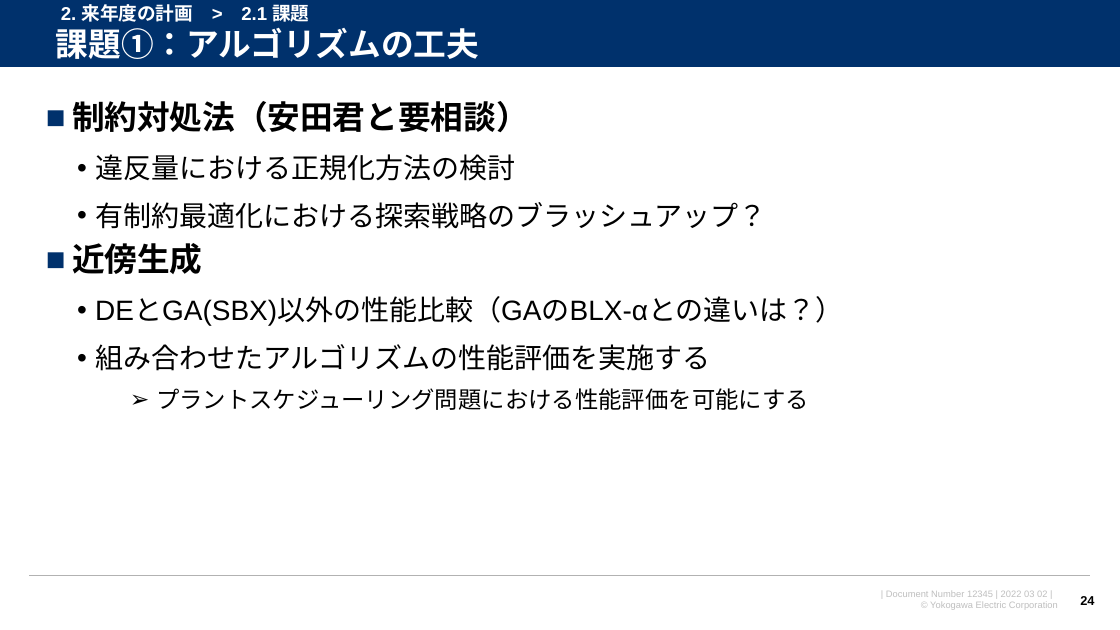
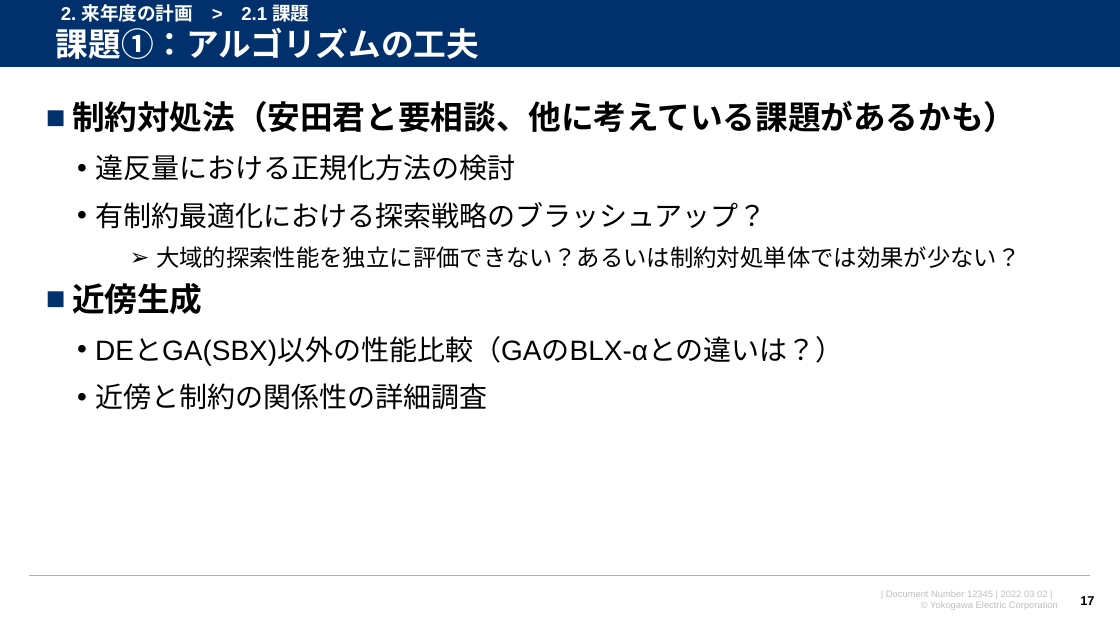
Before and after one commit to watarukumagai-git/opt, a slide deck: slide 17 of 220302_来年度の共同研究について_rev.0.pptx (slide 24 before the commit). Drawn at 1120x630 pixels with LibreOffice and Linux fonts; fonts in the diff are those of the drawing; background and template pictures are left out. Boxes give left, top, right and bottom in pixels: in the first picture for what was removed or moved away, otherwise in the second. Text is boxed around its words. In the diff, an @@ line names an element or a change of style, - is before the commit and + after.

```diff
--- a/220302_来年度の共同研究について_rev.0.pptx
+++ b/220302_来年度の共同研究について_rev.0.pptx
@@ text at bbox=[72, 101, 1016, 132]: text changed @@
-■ 制約対処法（安田君と要相談）
+■ 制約対処法（安田君と要相談、他に考えている課題があるかも）
@@ text at bbox=[156, 246, 1021, 268]: paragraph added @@
+    ➢ 大域的探索性能を独立に評価できない？あるいは制約対処単体では効果が少ない？
@@ text at bbox=[95, 383, 487, 410]: text changed; size 20 to 24 pt @@
-  • 組み合わせたアルゴリズムの性能評価を実施する
-    ➢ プラントスケジューリング問題における性能評価を可能にする
+  • 近傍と制約の関係性の詳細調査
@@ page number at bbox=[1080, 596, 1094, 605]: text changed @@
-24
+17
```
Also in this commit, not shown: 16 other slides changed, 3 slides added, 5 slides removed.
